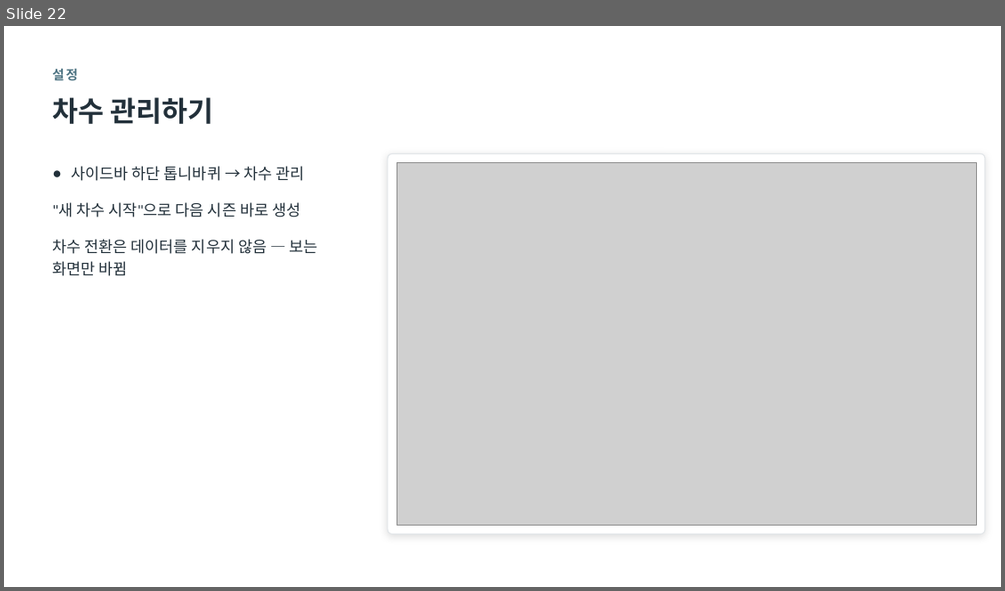
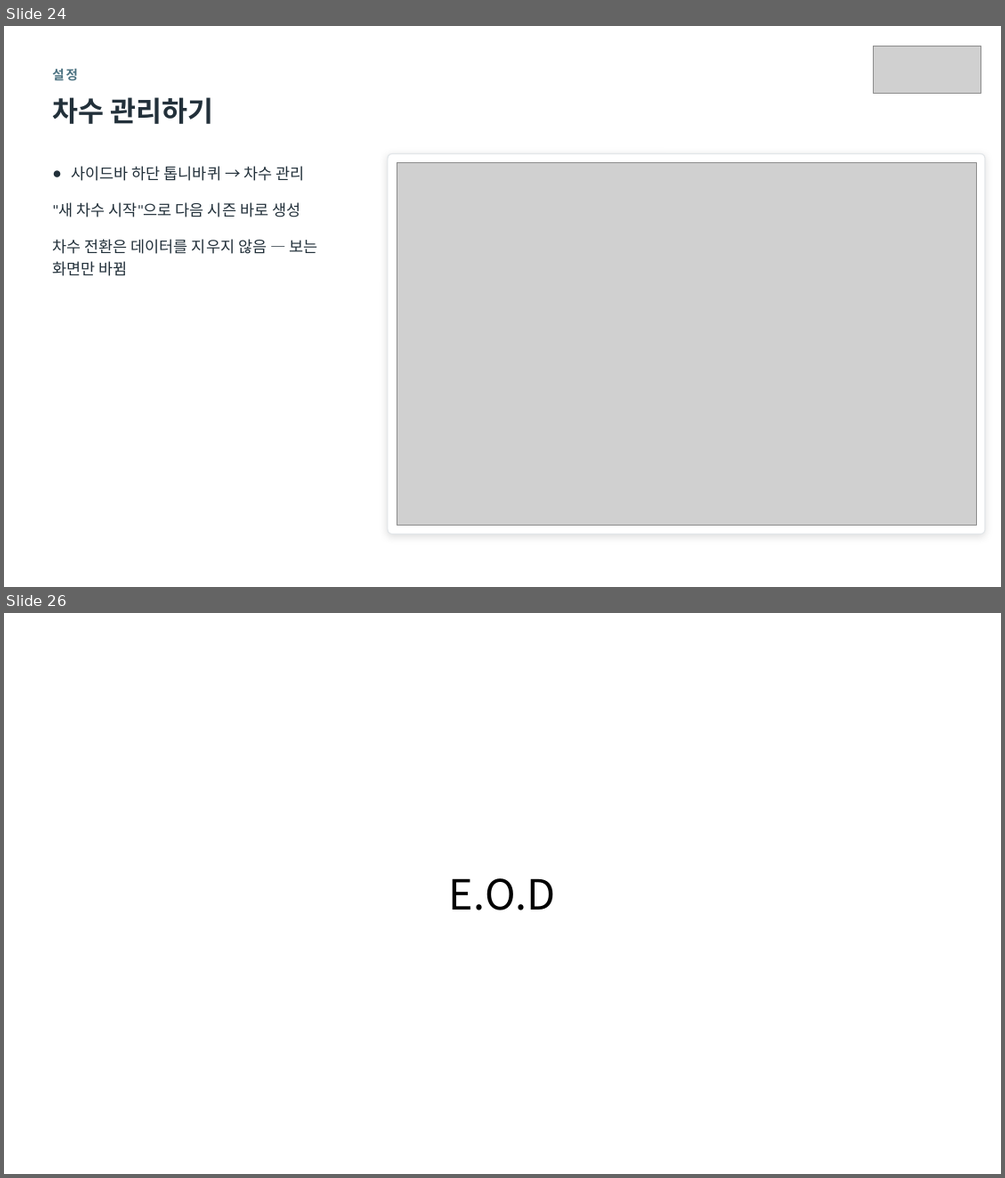
Before and after one commit to kaydeeloka/collab-net, a slide deck: docs/MiMuse_사용자매뉴얼.pptx. Shown one above the other, each under a label of ours: slide 22 before the commit, slides 24 and 26 after it; the slides between them are not shown. The pictures are 1005x591 and 1005x1178 pixels, drawn with LibreOffice and Linux fonts; fonts in the diff are those of the drawing; grey boxes stand for pictures. Boxes give left, top, right and bottom in pixels: in the first picture for what was removed or moved away, otherwise in the second. Text is boxed around its words. In the diff, an @@ line names an element or a change of style, - is before the commit and + after.

```diff
--- a/docs/MiMuse_사용자매뉴얼.pptx
+++ b/docs/MiMuse_사용자매뉴얼.pptx
@@ slide 26 added at box(4, 613, 1001, 1174), background #FFFFFF @@
@@ text added at box(449, 878, 556, 910), 40 pt, text #000000 @@
+E.O.D
@@ what was slide 22 is now slide 24 @@
@@ slide 24 changed as well @@
@@ picture added at box(873, 46, 980, 93) @@
```
Also in this commit, not shown: 19 other slides changed, 4 other slides added, 2 slides removed, 21 other files.
